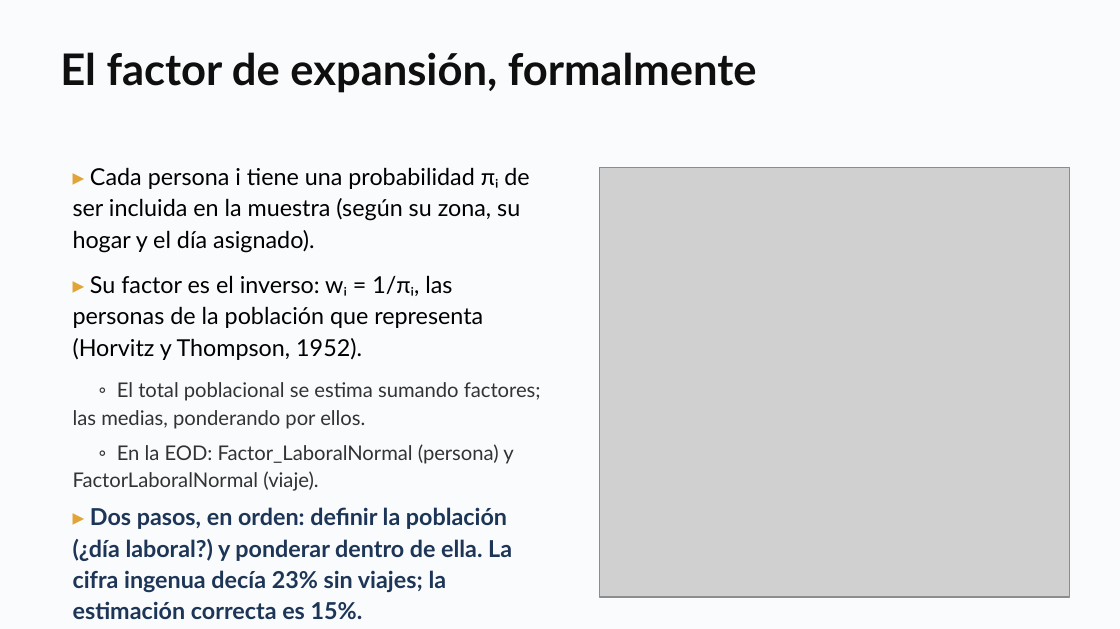
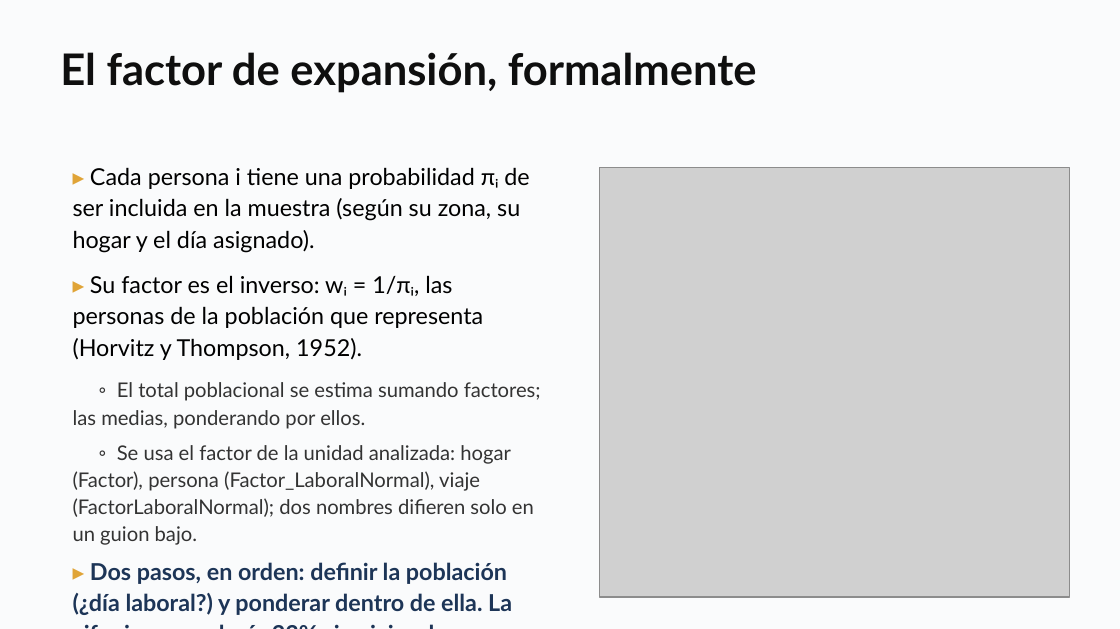
Before and after one commit to daniopitz/cienciadatos, a slide deck: slide 27 of presentaciones/clase02_pandas_eda.pptx. Drawn at 1120x629 pixels with LibreOffice and Linux fonts; fonts in the diff are those of the drawing; grey boxes stand for pictures. Boxes give left, top, right and bottom in pixels: in the first picture for what was removed or moved away, otherwise in the second. Text is boxed around its words. In the diff, an @@ line names an element or a change of style, - is before the commit and + after.

```diff
--- a/presentaciones/clase02_pandas_eda.pptx
+++ b/presentaciones/clase02_pandas_eda.pptx
@@ text at [73, 445, 534, 545]: text changed @@
-◦ En la EOD: Factor_LaboralNormal (persona) y FactorLaboralNormal (viaje).
+◦ Se usa el factor de la unidad analizada: hogar (Factor), persona (Factor_LaboralNormal), viaje (FactorLaboralNormal); dos nombres difieren solo en un guion bajo.
```
Also in this commit, not shown: 1 other file.
